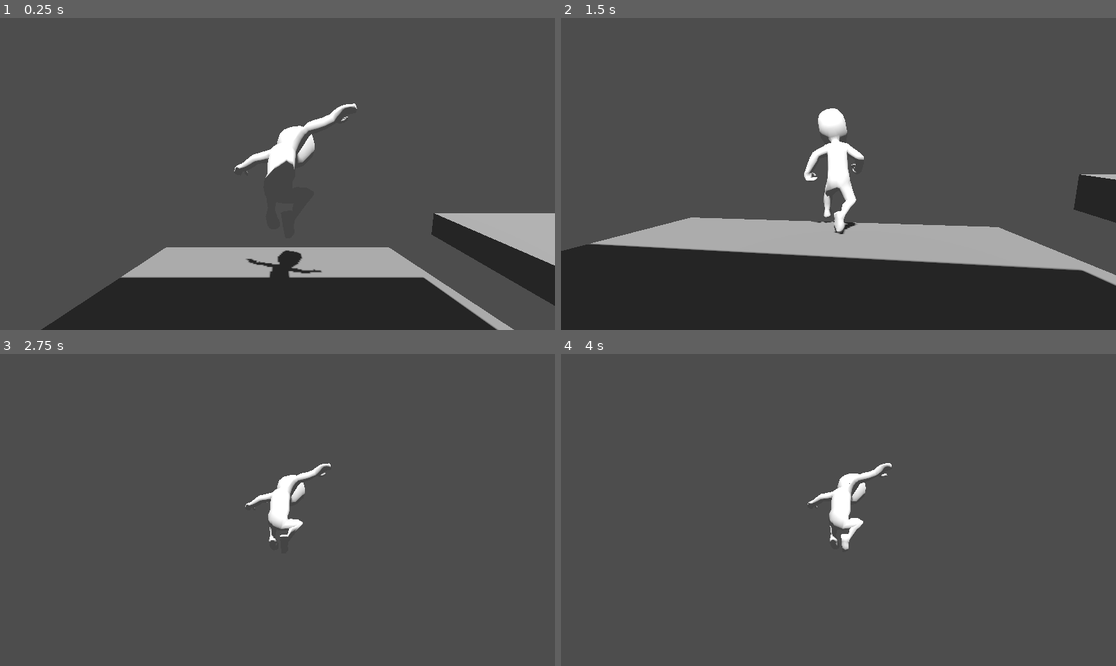
Above: before the commit, frames 1-4 (two rows, left to right).
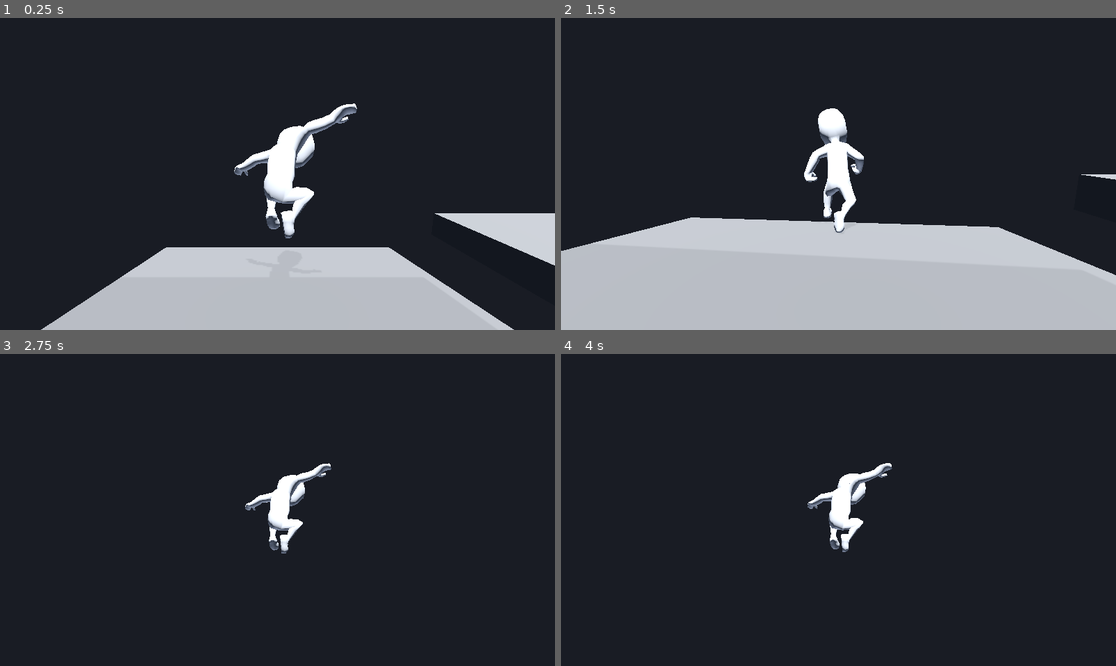
Above: after the commit, the same moments.

Repository: ahmkool/godot_vertikoo
Game: Godot game, scene res://src/world.tscn
Two runs of this game, one before a commit and one after it. Both use one fixed random seed, a clock stepped at 60 frames per second and the inputs below.
Inputs (mouse positions are in pixels of both pictures, inside the frame that each line leads up to):
- Up to frame 1 (0.25 s): no input
- Up to frame 2 (1.5 s): tap Enter (ui_accept) at 0.5, 0.77 s; move the mouse to (866, 174) at 0.52 s; hold Up (ui_up) from 0.53 s (still down); move the mouse to (810, 174) at 1.27 s
- Up to frame 3 (2.75 s): keep holding Up (ui_up); tap Enter (ui_accept) at 1.52 s; move the mouse to (288, 503) at 2.02 s
- Up to frame 4 (4 s): keep holding Up (ui_up); move the mouse to (832, 516) at 2.77 s; tap Enter (ui_accept) at 3.02, 3.77 s; move the mouse to (877, 513) at 3.52 s

The runs differ from the first frame. In frame 1, 97% of the frame differs, in the area x 0-100%, y 0-100%; in frame 2, 98%; in frame 3, 99%; in frame 4, 99%.

Commit message:
kinda working - just the character is not aligned with up_direction

Diff:
--- a/src/player.gd
+++ b/src/player.gd
@@ -45,12 +45,8 @@
 
 
 ## Runs before child nodes (e.g. StateMachine) so [up_direction] is current before [move_and_slide].
-func _physics_process(delta: float) -> void:
+func _physics_process(_delta: float) -> void:
 	align_to_gravity()
-	# Only while gravity is overridden/interpolating: idle never calls [smooth_rotate], so upright then.
-	var input_dir := Input.get_vector(&"ui_left", &"ui_right", &"ui_up", &"ui_down")
-	if input_dir.length_squared() < 0.01 and _uses_simulated_gravity():
-		update_body_visual_orientation(Vector3.ZERO, delta)
 
 
 ## Keeps the CharacterBody3D hitbox aligned with [Root] rotation (must stay a direct child of the body).
@@ -108,27 +104,15 @@
 	return dir.normalized()
 
 
-## Uprights [Root] relative to gravity and yaws toward [direction] when set; otherwise keeps yaw from mesh/camera.
+## Uprights [Root] relative to gravity and yaws toward [direction] (movement intent only; never camera-locked).
 func update_body_visual_orientation(direction: Vector3, delta: float) -> void:
 	if _body_visual == null:
 		return
+	if direction.length_squared() < 0.0001:
+		return
 	var g := get_simulated_gravity()
 	var up: Vector3 = Vector3.UP if g.length_squared() < 0.0001 else (-g.normalized())
-	var horiz: Vector3
-	if direction.length_squared() > 0.0001:
-		horiz = direction - up * direction.dot(up)
-	else:
-		# Camera / rig forward only — do not use mesh [-Z] here or it feeds back and jitters each frame.
-		var fwd: Vector3
-		if look_pivot != null:
-			fwd = (-look_pivot.global_transform.basis.z).slide(up)
-		else:
-			fwd = (-_body_visual.global_transform.basis.z).slide(up)
-		if fwd.length_squared() < 0.0001:
-			fwd = Vector3.FORWARD.slide(up)
-		if fwd.length_squared() < 0.0001:
-			fwd = Vector3.RIGHT.slide(up)
-		horiz = fwd
+	var horiz: Vector3 = direction - up * direction.dot(up)
 	if horiz.length_squared() < 0.0001:
 		return
 	horiz = horiz.normalized()
--- a/src/world.tscn
+++ b/src/world.tscn
@@ -5,13 +5,26 @@
 [ext_resource type="PackedScene" uid="uid://6j53tft5b0du" path="res://src/gravity_core.tscn" id="3_0qwtu"]
 
 [sub_resource type="Environment" id="Environment_0qwtu"]
+background_mode = 1
+background_color = Color(0.1, 0.11, 0.14, 1)
+ambient_light_source = 2
+ambient_light_color = Color(0.42, 0.48, 0.58, 1)
+ambient_light_energy = 0.14
+tonemap_mode = 2
+ssao_enabled = true
+ssao_radius = 2.2
+ssao_intensity = 2.8
+ssao_power = 1.35
+ssao_detail = 0.55
+ssao_horizon = 0.08
+ssao_sharpness = 0.94
 
 [node name="World" type="Node3D"]
 
 [node name="Platform" parent="." instance=ExtResource("1_tp5op")]
 
 [node name="Platform3" parent="." instance=ExtResource("1_tp5op")]
-transform = Transform3D(3.6046233, 0, 0, 0, -1.575631e-07, -3.6046233, 0, 3.6046233, -1.575631e-07, -24.332703, -14.950745, -35.267944)
+transform = Transform3D(3.6046233, 0, 0, 0, -1.575631e-07, -3.6046233, 0, 3.6046233, -1.575631e-07, -24.332703, -14.950745, -145.26794)
 
 [node name="Platform4" parent="." instance=ExtResource("1_tp5op")]
 transform = Transform3D(1, 0, 0, 0, -4.371139e-08, -1, 0, 1, -4.371139e-08, 0.36170292, 5.101183, -4.6767883)
@@ -22,6 +35,14 @@
 [node name="DirectionalLight3D" type="DirectionalLight3D" parent="."]
 transform = Transform3D(1, 0, 0, 0, -0.5657157, 0.82460034, 0, -0.82460034, -0.5657157, 0, 22.771357, 0)
 shadow_enabled = true
+shadow_opacity = 0.2
+light_energy = 1.2
+
+[node name="FillLight" type="DirectionalLight3D" parent="."]
+transform = Transform3D(1, 0, 0, 0, 0.5657157, -0.82460034, 0, 0.82460034, 0.5657157, 0, 22.771357, 0)
+light_color = Color(0.8, 0.86, 1, 1)
+light_energy = 0.28
+shadow_enabled = false
 
 [node name="CharacterBody3D" parent="." instance=ExtResource("2_xlegt")]
 transform = Transform3D(1, 0, 0, 0, 1, 0, 0, 0, 1, 0, 3, 0)
